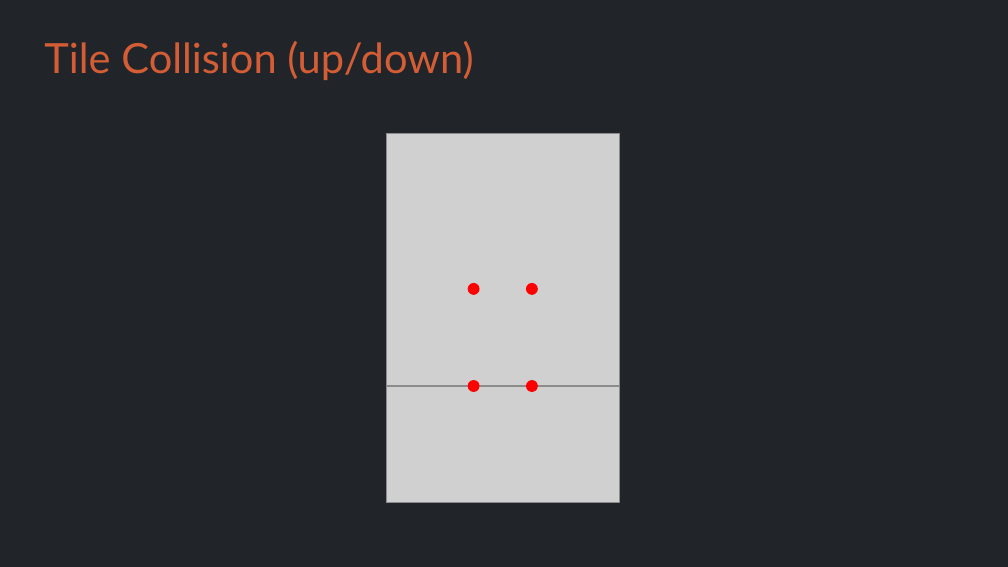
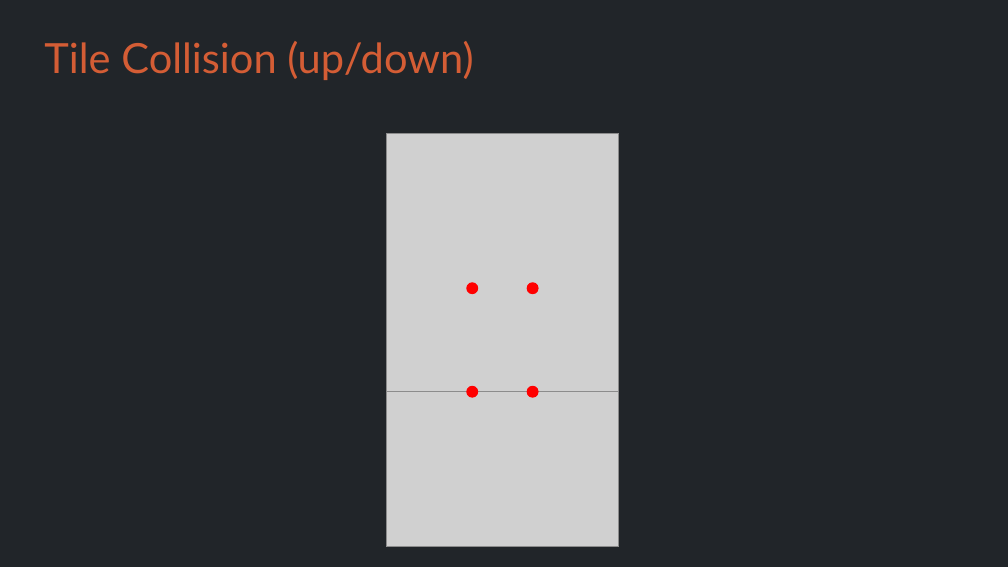
Before and after one commit to Metamate/gar, a slide deck: slide 18 of slides/06 Super Mario Bros.pptx. Drawn at 1008x567 pixels with LibreOffice and Linux fonts; fonts in the diff are those of the drawing; grey boxes stand for pictures. Boxes give left, top, right and bottom in pixels: in the first picture for what was removed or moved away, otherwise in the second. Text is boxed around its words. In the diff, an @@ line names an element or a change of style, - is before the commit and + after.

```diff
--- a/slides/06 Super Mario Bros.pptx
+++ b/slides/06 Super Mario Bros.pptx
@@ picture: place and size @@
-picture at [386, 133, 619, 386]
+picture at [386, 133, 619, 392]
@@ ellipse: place and size @@
-ellipse at [468, 381, 479, 392]
+ellipse at [467, 386, 478, 397]
@@ ellipse: place and size @@
-ellipse at [526, 381, 537, 392]
+ellipse at [527, 386, 538, 397]
@@ picture: place and size @@
-picture at [386, 386, 619, 503]
+picture at [386, 392, 619, 547]
```
Also in this commit, not shown: 10 other slides changed, 1 other file.
